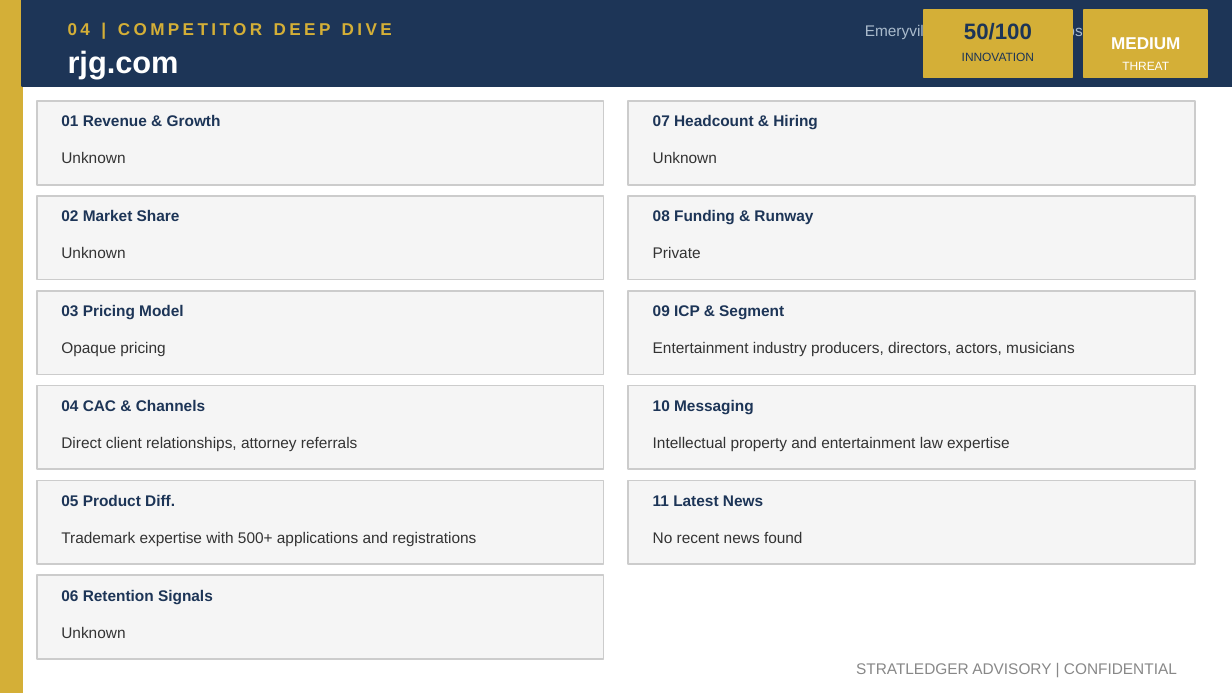
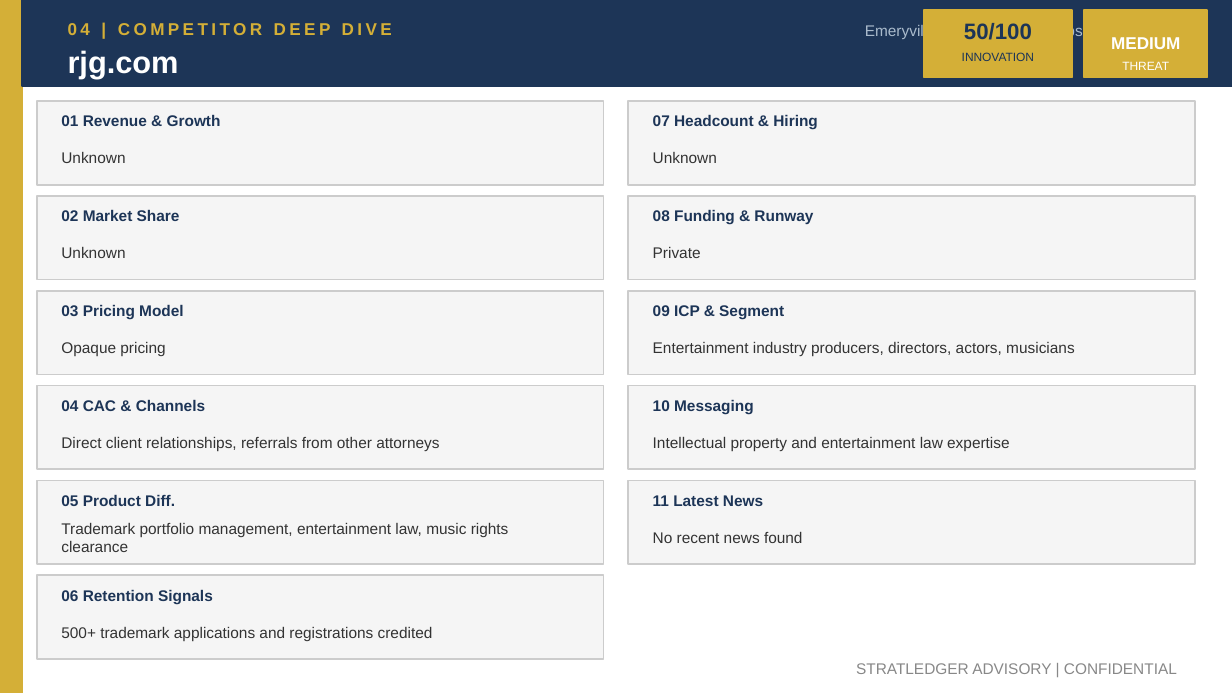
Before and after one commit to apexmakeshop-dot/droplet-commands, a slide deck: slide 6 of mesh_bioplastics_CI_Report.pptx. Drawn at 1232x693 pixels with LibreOffice and Linux fonts; fonts in the diff are those of the drawing. Boxes give left, top, right and bottom in pixels: in the first picture for what was removed or moved away, otherwise in the second. Text is boxed around its words. In the diff, an @@ line names an element or a change of style, - is before the commit and + after.

```diff
--- a/mesh_bioplastics_CI_Report.pptx
+++ b/mesh_bioplastics_CI_Report.pptx
@@ text at (61,437,439,451): text changed @@
-Direct client relationships, attorney referrals
+Direct client relationships, referrals from other attorneys
@@ text at (61,523,509,552): text changed @@
-Trademark expertise with 500+ applications and registrations
+Trademark portfolio management, entertainment law, music rights clearance
@@ text at (61,627,433,641): text changed @@
-Unknown
+500+ trademark applications and registrations credited
```
Also in this commit, not shown: 4 other slides changed.
